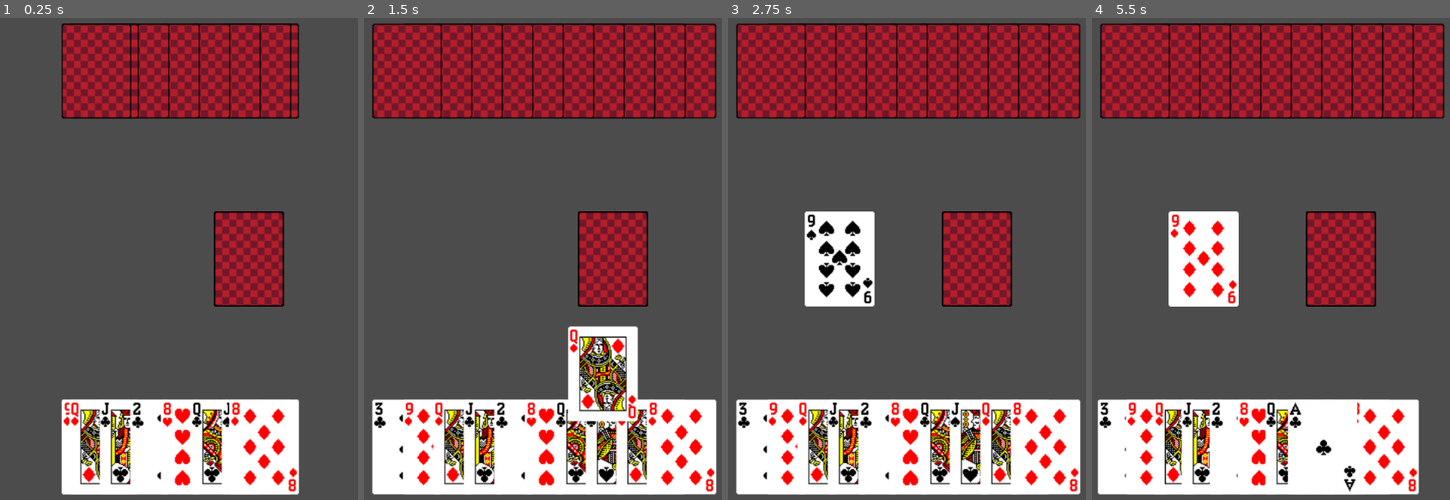
Above: before the commit, frames 1-4 (left to right).
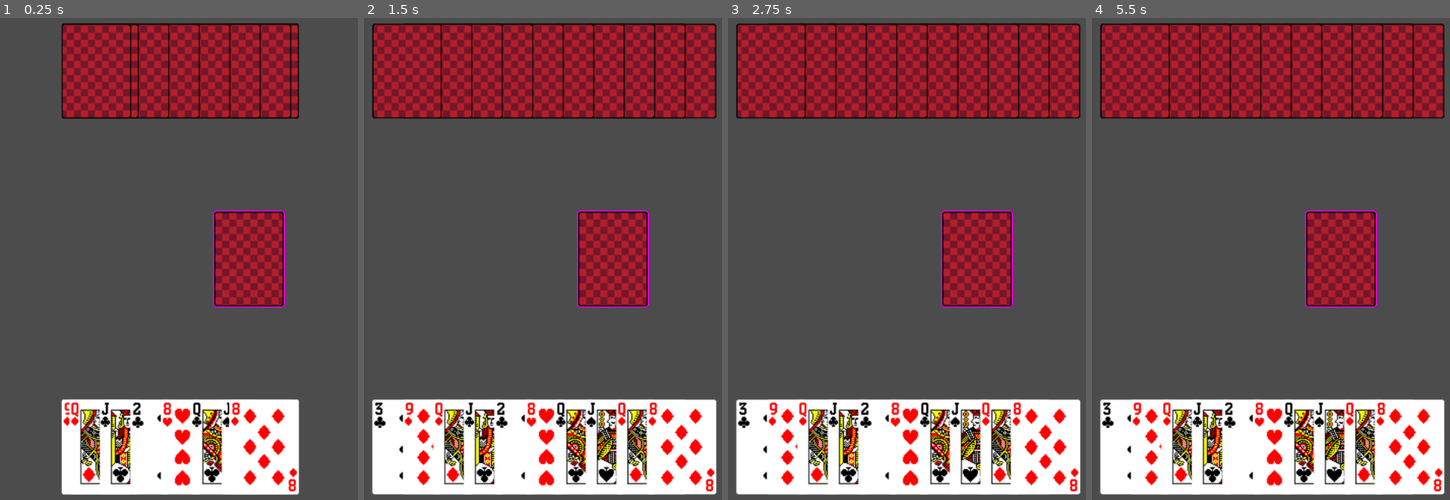
Above: after the commit, the same moments.

Repository: mhogar/CardGameEngine
Game: Godot game, scene res://Main.tscn
The game is run twice, just before and just after one commit, with the same random seed, the same clock (stepped at 60 frames per second) and the same inputs.
Inputs (mouse positions are in pixels of both pictures, inside the frame that each line leads up to):
- Up to frame 1 (0.25 s): no input
- Up to frame 2 (1.5 s): move the mouse to (406, 446) at 0.52 s; click (406, 446) at 0.6 s; move the mouse to (432, 446) at 1.27 s; click (432, 446) at 1.35 s
- Up to frame 3 (2.75 s): move the mouse to (831, 446) at 2.02 s; click (831, 446) at 2.1 s
- Up to frame 4 (5.5 s): tap Enter at 2.75 s; move the mouse to (1228, 446) at 2.77 s; click (1228, 446) at 2.85 s; move the mouse to (1245, 446) at 3.52 s; click (1245, 446) at 3.6 s; move the mouse to (1288, 446) at 4.27 s; click (1288, 446) at 4.35 s; click (1288, 446) at 5 s; move the mouse to (1317, 446) at 5.02 s; click (1317, 446) at 5.1 s

The runs differ from the first frame. In frame 1, 0.3% of the frame differs, in the area x 59-80%, y 39-61%; in frame 2, 3.8%; in frame 3, 4.1%; in frame 4, 14%, in the area x 1-99%, y 39-99%.

Commit message:
Being re-implementation of deck controllers

Diff:
--- a/core/Deck.tscn
+++ /dev/null
@@ -1,10 +0,0 @@
-[gd_scene load_steps=2 format=2]
-
-[ext_resource path="res://core/Deck.gd" type="Script" id=2]
-
-[node name="Deck" type="Node2D" groups=[
-"Deck",
-]]
-script = ExtResource( 2 )
-
-[node name="Cards" type="Node2D" parent="."]
--- a/core/Hand.tscn
+++ /dev/null
@@ -1,9 +0,0 @@
-[gd_scene load_steps=3 format=2]
-
-[ext_resource path="res://core/Deck.tscn" type="PackedScene" id=1]
-[ext_resource path="res://core/Hand.gd" type="Script" id=2]
-
-[node name="Hand" instance=ExtResource( 1 )]
-script = ExtResource( 2 )
-
-[node name="Tween" type="Tween" parent="." index="1"]
--- a/core/Pile.gd
+++ /dev/null
@@ -1,5 +0,0 @@
-extends Deck
-class_name Pile
-
-func _ready():
-	pass
--- a/core/Pile.tscn
+++ /dev/null
@@ -1,7 +0,0 @@
-[gd_scene load_steps=3 format=2]
-
-[ext_resource path="res://core/Deck.tscn" type="PackedScene" id=1]
-[ext_resource path="res://core/Pile.gd" type="Script" id=2]
-
-[node name="Pile" instance=ExtResource( 1 )]
-script = ExtResource( 2 )
--- a/core/card/Card.tscn
+++ b/core/card/Card.tscn
@@ -28,9 +28,6 @@
 "values": [ Vector2( 0, 0 ), Vector2( 0, -25 ) ]
 }
 
-[sub_resource type="RectangleShape2D" id=4]
-extents = Vector2( 35.2479, 47.6186 )
-
 [node name="Card" type="Node2D"]
 material = SubResource( 1 )
 scale = Vector2( 1.5, 1.5 )
@@ -43,12 +40,3 @@
 
 [node name="AnimationPlayer" type="AnimationPlayer" parent="."]
 anims/Hover = SubResource( 3 )
-
-[node name="Area2D" type="Area2D" parent="."]
-
-[node name="CollisionShape2D" type="CollisionShape2D" parent="Area2D"]
-visible = false
-shape = SubResource( 4 )
-
-[connection signal="mouse_entered" from="Area2D" to="." method="_on_Area2D_mouse_entered"]
-[connection signal="mouse_exited" from="Area2D" to="." method="_on_Area2D_mouse_exited"]
--- /dev/null
+++ b/core/deck/Controller.gd
@@ -0,0 +1,4 @@
+extends Node
+class_name DeckController
+
+signal selected_card_changed(card_index)
--- a/core/Deck.gd
+++ b/core/deck/Deck.gd
@@ -1,7 +1,11 @@
 extends Node2D
 class_name Deck
 
+signal selected_card_changed(deck, card_index)
+
 onready var cards_node := $Cards
+#onready var area : Area2D = $Area2D
+#onready var collision_shape : CollisionShape2D = $Area2D/CollisionShape2D
 
 var uid : int
 
@@ -64,3 +68,7 @@
 
 func get_card_relative_position(card : Card) -> Vector2:
 	return transform.xform(card.get_sprite_relative_position())
+
+
+func _on_Controller_selected_card_changed(card_index : int):
+	emit_signal("selected_card_changed", card_index)
--- /dev/null
+++ b/core/deck/Deck.tscn
@@ -0,0 +1,24 @@
+[gd_scene load_steps=4 format=2]
+
+[ext_resource path="res://core/deck/Deck.gd" type="Script" id=1]
+[ext_resource path="res://core/deck/Controller.gd" type="Script" id=2]
+
+[sub_resource type="RectangleShape2D" id=1]
+extents = Vector2( 51.8773, 70.7196 )
+
+[node name="Deck" type="Node2D" groups=[
+"Deck",
+]]
+script = ExtResource( 1 )
+
+[node name="Controller" type="Node" parent="."]
+script = ExtResource( 2 )
+
+[node name="Cards" type="Node2D" parent="."]
+
+[node name="Area2D" type="Area2D" parent="."]
+
+[node name="CollisionShape2D" type="CollisionShape2D" parent="Area2D"]
+shape = SubResource( 1 )
+
+[connection signal="selected_card_changed" from="Controller" to="." method="_on_Controller_selected_card_changed"]
--- /dev/null
+++ b/core/deck/hand/Controller.gd
@@ -0,0 +1,6 @@
+extends DeckController
+class_name HandController
+
+
+func _ready():
+	pass
--- a/core/Hand.gd
+++ b/core/deck/hand/Hand.gd
@@ -4,6 +4,10 @@
 onready var tween := $Tween
 
 const MAX_WIDTH := 500.0
+
+
+func _ready():
+	pass
 
 
 func adjust_spacing():
--- /dev/null
+++ b/core/deck/hand/Hand.tscn
@@ -0,0 +1,13 @@
+[gd_scene load_steps=4 format=2]
+
+[ext_resource path="res://core/deck/hand/Hand.gd" type="Script" id=1]
+[ext_resource path="res://core/deck/Deck.tscn" type="PackedScene" id=2]
+[ext_resource path="res://core/deck/hand/Controller.gd" type="Script" id=3]
+
+[node name="Hand" instance=ExtResource( 2 )]
+script = ExtResource( 1 )
+
+[node name="Controller" parent="." index="0"]
+script = ExtResource( 3 )
+
+[node name="Tween" type="Tween" parent="." index="1"]
--- /dev/null
+++ b/core/deck/pile/Controller.gd
@@ -0,0 +1,6 @@
+extends DeckController
+class_name PileController
+
+
+func _ready():
+	pass
--- /dev/null
+++ b/core/deck/pile/Pile.gd
@@ -0,0 +1,10 @@
+extends Deck
+class_name Pile
+
+
+func _on_Area2D_mouse_entered():
+	emit_signal("selected_card_changed", self, get_top_card_index())
+
+
+func _on_Area2D_mouse_exited():
+	emit_signal("selected_card_changed", self, -1)
--- /dev/null
+++ b/core/deck/pile/Pile.tscn
@@ -0,0 +1,14 @@
+[gd_scene load_steps=4 format=2]
+
+[ext_resource path="res://core/deck/pile/Pile.gd" type="Script" id=1]
+[ext_resource path="res://core/deck/Deck.tscn" type="PackedScene" id=2]
+[ext_resource path="res://core/deck/pile/Controller.gd" type="Script" id=3]
+
+[node name="Pile" instance=ExtResource( 2 )]
+script = ExtResource( 1 )
+
+[node name="Controller" parent="." index="0"]
+script = ExtResource( 3 )
+
+[connection signal="mouse_entered" from="Area2D" to="." method="_on_Area2D_mouse_entered"]
+[connection signal="mouse_exited" from="Area2D" to="." method="_on_Area2D_mouse_exited"]
--- a/core/game/Table.gd
+++ b/core/game/Table.gd
@@ -22,7 +22,7 @@
 
 
 func add_new_pile(pos : Vector2) -> Pile:
-	var pile : Pile = preload("res://core/Pile.tscn").instance()
+	var pile : Pile = preload("res://core/deck/pile/Pile.tscn").instance()
 	pile.position = pos
 	piles.append(pile)
 	add_child(pile)
--- a/core/players/AI/AI.gd
+++ b/core/players/AI/AI.gd
@@ -9,9 +9,8 @@
 	rng.randomize()
 
 
-func select_card_hand(hand : Hand):
-	emit_signal("select_card", rng.randi() % hand.num_cards())
-
-
-func select_card_pile(pile : Pile):
-	emit_signal("select_card", pile.get_top_card_index())
+func select_card(deck : Deck):
+	if deck is Hand:
+		emit_signal("select_card", rng.randi() % deck.num_cards())
+	else:
+		emit_signal("select_card", deck.get_top_card_index())
--- a/core/players/Player.gd
+++ b/core/players/Player.gd
@@ -3,19 +3,4 @@
 
 signal select_card(index)
 
-onready var hand := $Hand
-
-
-func select_card(deck : Deck):
-	if deck is Hand:
-		select_card_hand(deck)
-	else:
-		select_card_pile(deck)
-
-
-func select_card_hand(hand : Hand):
-	pass
-
-
-func select_card_pile(pile : Pile):
-	pass
+onready var hand : Hand = $Hand
--- a/core/players/Player.tscn
+++ b/core/players/Player.tscn
@@ -1,6 +1,6 @@
 [gd_scene load_steps=3 format=2]
 
-[ext_resource path="res://core/Hand.tscn" type="PackedScene" id=1]
+[ext_resource path="res://core/deck/hand/Hand.tscn" type="PackedScene" id=1]
 [ext_resource path="res://core/players/Player.gd" type="Script" id=2]
 
 [node name="Player" type="Node2D"]
--- a/core/players/human/Human.gd
+++ b/core/players/human/Human.gd
@@ -1,17 +1,35 @@
 extends Player
 class_name HumanPlayer
 
+var selected_deck : Deck
 var selected_card_index : int = -1
 
 
 func _process(delta):
 	if Input.is_action_just_pressed("confirm_card") && selected_card_index >= 0:
+		var index := selected_card_index
+		reset()
+
 		emit_signal("select_card", selected_card_index)
 
 
-func select_card_hand(hand : Hand):
-	selected_card_index = randi() % hand.num_cards()
+func reset():
+	if selected_deck is Pile:
+		selected_deck.disconnect("selected_card_changed", self, "_on_selected_card_changed")
+		selected_deck.get_top_card().set_show_outline(false)
+		selected_deck = null
+
+	selected_card_index = -1
 
 
-func select_card_pile(pile : Pile):
-	selected_card_index = pile.get_top_card_index()
+func select_card(deck : Deck):
+	if deck is Hand:
+		selected_card_index = randi() % deck.num_cards()
+	else:
+		deck.get_top_card().set_show_outline(true)
+		deck.connect("selected_card_changed", self, "_on_selected_card_changed")
+
+
+func _on_selected_card_changed(deck : Deck, card_index : int):
+	selected_deck = deck
+	selected_card_index = card_index
--- a/project.godot
+++ b/project.godot
@@ -47,7 +47,12 @@
 "base": "Node2D",
 "class": "Deck",
 "language": "GDScript",
-"path": "res://core/Deck.gd"
+"path": "res://core/deck/Deck.gd"
+}, {
+"base": "Node",
+"class": "DeckController",
+"language": "GDScript",
+"path": "res://core/deck/Controller.gd"
 }, {
 "base": "Node",
 "class": "Event",
@@ -72,13 +77,18 @@
 "base": "Deck",
 "class": "Hand",
 "language": "GDScript",
-"path": "res://core/Hand.gd"
+"path": "res://core/deck/hand/Hand.gd"
 }, {
 "base": "CardSelector",
 "class": "HandCardSelector",
 "language": "GDScript",
 "path": "res://core/controllers/HandCardSelector.gd"
 }, {
+"base": "DeckController",
+"class": "HandController",
+"language": "GDScript",
+"path": "res://core/deck/hand/Controller.gd"
+}, {
 "base": "Player",
 "class": "HumanPlayer",
 "language": "GDScript",
@@ -92,12 +102,17 @@
 "base": "Deck",
 "class": "Pile",
 "language": "GDScript",
-"path": "res://core/Pile.gd"
+"path": "res://core/deck/pile/Pile.gd"
 }, {
 "base": "CardSelector",
 "class": "PileCardSelector",
 "language": "GDScript",
 "path": "res://core/controllers/PileCardSelector.gd"
+}, {
+"base": "DeckController",
+"class": "PileController",
+"language": "GDScript",
+"path": "res://core/deck/pile/Controller.gd"
 }, {
 "base": "Node2D",
 "class": "Player",
@@ -143,16 +158,19 @@
 "CardSelector": "",
 "Controller": "",
 "Deck": "",
+"DeckController": "",
 "Event": "",
 "EventQueue": "",
 "EventQueueBuilder": "",
 "Game": "",
 "Hand": "",
 "HandCardSelector": "",
+"HandController": "",
 "HumanPlayer": "",
 "MoveCardEvent": "",
 "Pile": "",
 "PileCardSelector": "",
+"PileController": "",
 "Player": "",
 "PlayerController": "",
 "PlayerHandCardSelector": "",
Not shown: 1 places in core/card/Card.tscn that only renumber resources
